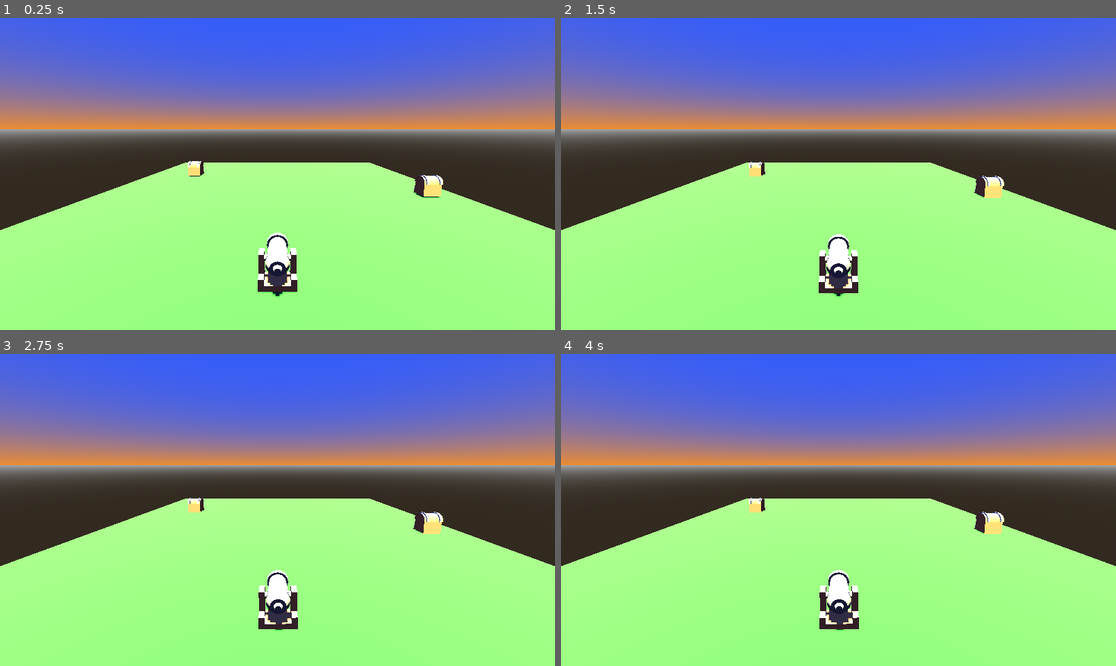
Above: before the commit, frames 1-4 (two rows, left to right).
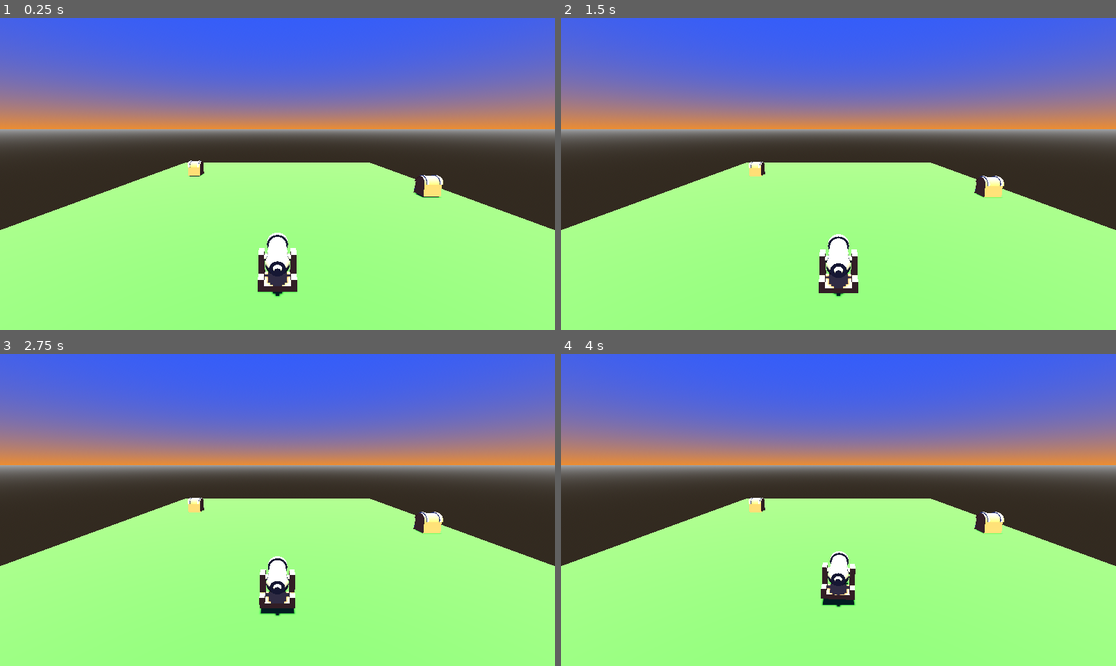
Above: after the commit, the same moments.

Repository: bsu-cs315/e3-evan.kiser
Game: Godot game, scene res://world/world.tscn
Same seed, same stepped clock (60 frames per second), same inputs: the game is played once before the commit and once after it. The project has no main scene, so this scene is started directly.
Inputs:
- Up to frame 1 (0.25 s): no input
- Up to frame 2 (1.5 s): hold D (angle_right) 0.53-1.28 s; tap Space (launch) at 0.6 s; tap Enter at 1.25 s; hold S (angle_down) from 1.28 s (still down); tap E (decrease_power) at 1.35 s
- Up to frame 3 (2.75 s): tap Space (launch) at 1.55, 2.3 s; release S (angle_down) at 2.03 s; hold D (angle_right) from 2.03 s (still down); tap Q (increase_power) at 2.1 s
- Up to frame 4 (4 s): release D (angle_right) at 2.78 s; hold W (angle_up) 2.78-3.53 s; tap Space (launch) at 2.85, 3.6 s; hold A (angle_left) from 3.53 s (still down)

The runs differ from the first frame. In frame 1, less than 0.1% of the frame differs, in the area x 0-100%, y 45-89%; in frame 2, less than 0.1%; in frame 3, 1.2%; in frame 4, 1.4%, in the area x 0-100%, y 46-89%.

Commit message:
Adjust cannon impulse

Diff:
--- a/project/ball/ball.gd
+++ b/project/ball/ball.gd
@@ -1,6 +1,6 @@
 extends RigidBody3D
 
-var _screen_bottom_limit: float
+var _screen_bottom_limit:= -1.0
 
 func _on_sleeping_state_changed() -> void:
 	emit_signal("projectile_sleeping_state_changed", is_sleeping)
--- a/project/cannon/cannon.gd
+++ b/project/cannon/cannon.gd
@@ -42,9 +42,9 @@
 
 	if Input.is_action_just_pressed("launch") and balls_left > 0:
 		if _current_ball == null or _current_ball.is_sleeping():
-			var impulse := Vector3(1,0,0) * power
+			var impulse := Vector3(0,0,-1) * power
 			impulse.rotated(Vector3(0,1,0), angle_vertical)
-			impulse.rotated(Vector3(0,0,1), angle_horizontal)
+			impulse.rotated(Vector3(1,0,0), angle_horizontal)
 			_current_ball = preload("res://ball/ball.tscn").instantiate() as RigidBody3D
 			get_parent().add_child(_current_ball)
 			_current_ball.global_position = global_position
--- a/project/world/world.tscn
+++ b/project/world/world.tscn
@@ -26,7 +26,7 @@
 [node name="World" type="Node3D"]
 
 [node name="Camera3D" type="Camera3D" parent="."]
-transform = Transform3D(1, 0, 0, 0, 0.976364, 0.216133, 0, -0.216133, 0.976364, 0, 17.3037, 59.3471)
+transform = Transform3D(1, 0, 0, 0, 0.976296, 0.21644, 0, -0.21644, 0.976296, 0, 17.304, 59.347)
 
 [node name="DirectionalLight3D" type="DirectionalLight3D" parent="."]
 transform = Transform3D(1, 0, 0, 0, 1.19209e-07, 1, 0, -1, 1.19209e-07, 0, 61, 0)
